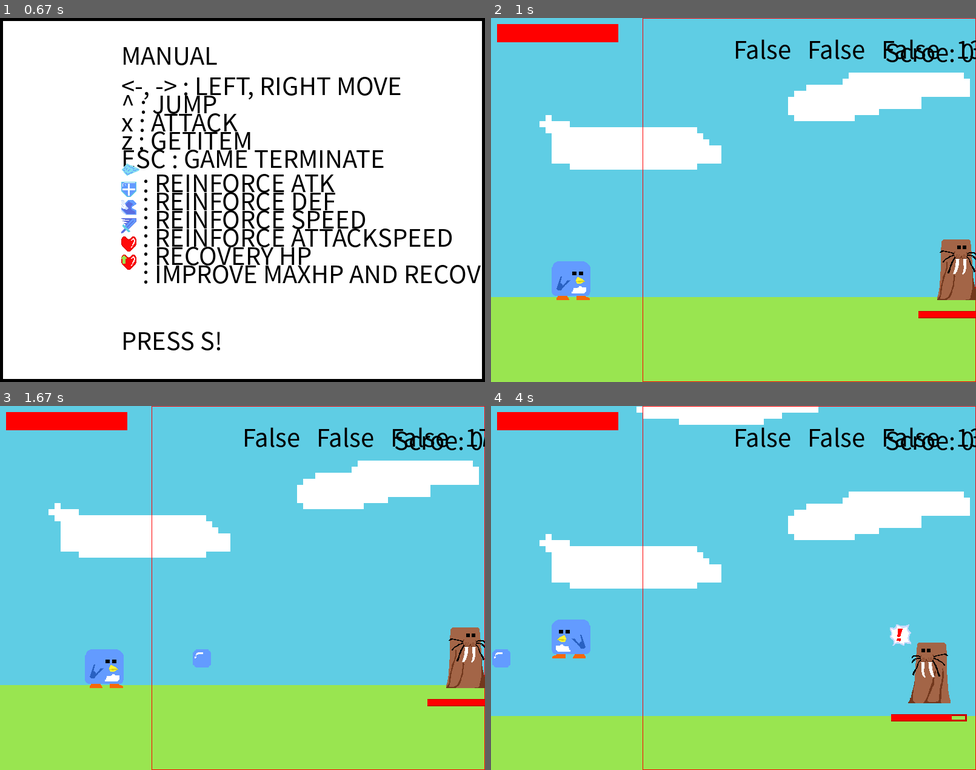
Above: before the commit, frames 1-4 (two rows, left to right).
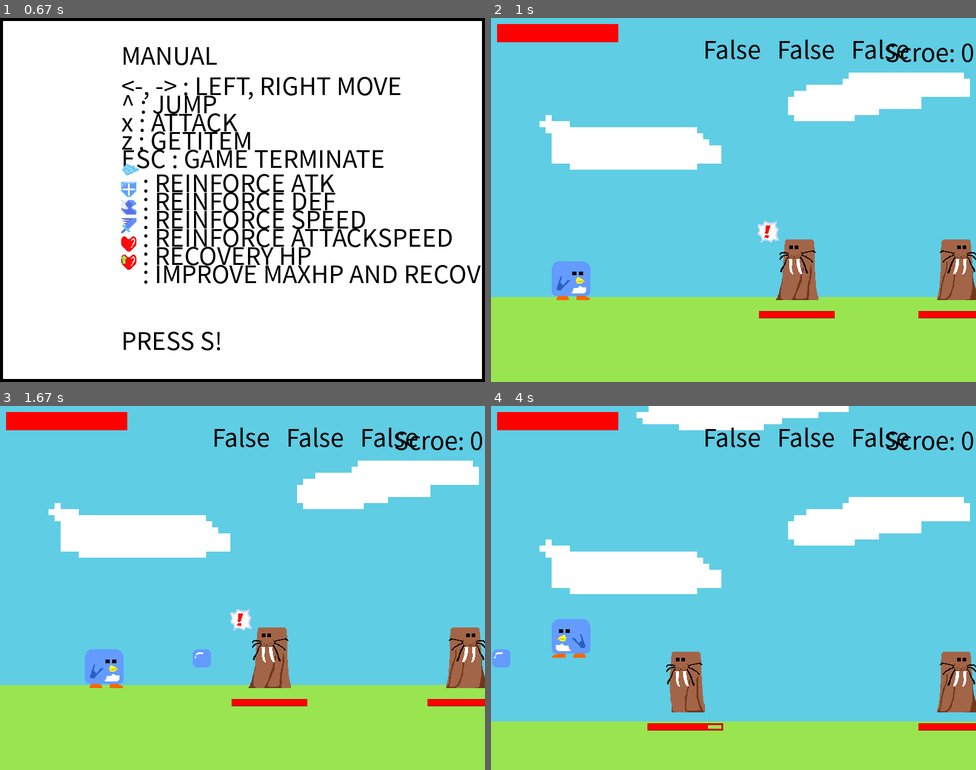
Above: after the commit, the same moments.

Repository: jeojw/code_practice
Game: pygame game, started from pygames/Adventure.py
Two runs of this game, one before a commit and one after it. Both use one fixed random seed, a clock stepped at 60 frames per second and the inputs below.
Inputs:
- Up to frame 1 (0.67 s): tap S at 0.33 s
- Up to frame 2 (1 s): tap S at 0.67 s
- Up to frame 3 (1.67 s): tap X at 1, 1.4 s; hold Right from 1.33 s (still down)
- Up to frame 4 (4 s): tap X at 1.7, 1.9, 2.23, 2.53, 2.73, 3.03, 3.3, 3.6, 3.73 s; release Right at 1.8 s; hold Left 1.83-2.13 s; hold Right 2.17-2.63 s; hold Left 2.67-3.2 s; hold Left 3.23-3.63 s; hold Up from 3.67 s (still down)

Frame 1 is identical in both runs. In frame 2, 3.3% of the frame differs, in the area x 31-100%, y 0-100%; in frame 3, 3.3%; in frame 4, 9.9%, in the area x 0-100%, y 0-100%.

Commit message:
업데이트 1. 카메라 이동에 관해서는 거의 버그를 수정함... 2. 스코어 업데이트 관련해서 구현함

Diff:
--- a/pygames/Adventure.py
+++ b/pygames/Adventure.py
@@ -18,6 +18,8 @@
 CAMERAYMARGIN = 200
 
 JUMPDISTANCE = 80
+AIRSPACE = -10
+GRAVITY = 10
 
 '''
 오브젝트의 스텟 관련 변수
@@ -153,13 +155,11 @@
         self.isYCameraMove = False
         self.isSlackColide = False
         self.CameraDirection = LEFT # 카메라 방향
-        self.DeadCounts = 0
+        self.Deadboollist = []
+        self.curDeadbool = []
         self.CameraPos = [0, 0] # 카메라 위치
         self.CameraSlack = pygame.Rect(CAMERAXMARGIN, CAMERAYMARGIN, x_size - CAMERAXMARGIN * 2, MAP_GROUND - CAMERAYMARGIN)
 
-        self.dx = 0
-        self.dy = 0
-
         self.score = 0 # 스코어
 
     def UpdateScore(self):
@@ -167,7 +167,7 @@
         스코어를 업데이트시켜주는 메서드
         '''
         itemscore = self.PLAYER.itemcounts * 10
-        killscore = self.DeadCounts * 40
+        killscore = self.Deadboollist.count(True) * 40
         stageclearscore = 0
 
         if (self.ClearStage):
@@ -257,8 +257,9 @@
         '''
         스테이지 클리어시 나오는 화면
         '''
-        if (len(self.Deadboollist) == len(Enemylist)):
-            pass
+        write(BigFont, 'Stage Clear!!!', BLACK, x_size / 2, 300)
+        write(BigFont, 'score : ' + str(self.score), BLACK, x_size / 2, 370)
+        pygame.time.wait(400)
 
 
     def GameoverScreen(self):
@@ -291,14 +292,14 @@
         if (self.stage == 1):
             self.PLAYER = PlayerObject(100)
             self.PLAYER.SetStat(*PlayerStat)
-            Itemlist.append(ItemObject(900, MAP_GROUND, HPRECOVERY))
 
             Enemylist.append(EnemyObject(800))
-            #Enemylist.append(EnemyObject(300))
-            #Enemylist.append(EnemyObject(500))
-            #Enemylist.append(EnemyObject(700))
-            for Enemy in Enemylist:
-                Enemy.SetStat(*EnemyStat)
+            Enemylist.append(EnemyObject(500))
+            Enemylist.append(EnemyObject(1500))
+            Enemylist.append(EnemyObject(1700))
+            for enemy in Enemylist:
+                enemy.SetStat(*EnemyStat)
+                self.Deadboollist.append(enemy.GetCondition(DEAD))
 
     def ResetStage(self):
         '''
@@ -306,23 +307,27 @@
         '''
         Enemylist.clear()
         Itemlist.clear()
-        self.DeadCounts = 0
+        self.Deadboollist.clear()
+        for enemy in Enemylist:
+            self.Deadboollist.append(enemy.GetCondition(DEAD))
 
     def DrawStage(self):
         '''
         스테이지를 그려주는 메서드
         '''
         Screen.blit(self.mapImages[self.stage - 1], (0, y_size - map_y_size), (self.CameraPos[0], self.CameraPos[1], map_x_size, map_y_size))
-        pygame.draw.rect(Screen, RED, [CAMERAXMARGIN, 0, x_size - CAMERAXMARGIN, y_size], 1)
         write(SmallFont, 'Scroe: ' + str(self.score), BLACK, 650, 25)
 
     def UpdateEnemy(self):
+        self.Deadboollist.clear()
+        self.curDeadbool.clear()
         for enemy in Enemylist:
-            if (enemy.GetCondition(DEAD)):
-                self.DeadCounts += 1
-                break
-            else:
-                continue
+            self.Deadboollist.append(enemy.GetCondition(DEAD))
+            if (enemy.GetPos(X) >= 0 and enemy.GetPos(X) + enemy.GetSize(WIDTH) <= x_size):
+                self.curDeadbool.append(enemy.GetCondition(DEAD))
+
+        if (all(self.Deadboollist)):
+            self.ClearStage = True
 
     def CameraXMovement(self, dx=0):
         '''
@@ -350,16 +355,15 @@
 
         for enemy in Enemylist:
             if (enemy.GetPos(X) <= x_size - enemy.GetSize(WIDTH) and enemy.GetPos(X) >= 0):
-                if (not enemy.GetCondition(DEAD)):
+                if (not all(self.curDeadbool)):
                     self.isXCameraMove = False
                     self.XCameraMoveable = False
-                elif (enemy.GetCondition(DEAD)):
+                elif (all(self.curDeadbool) and (self.CameraPos[0] > 0 and self.CameraPos[0] < map_x_size - x_size)):
                     self.XCameraMoveable = True
-                    if (self.CameraPos[0] > 0 and self.CameraPos[1] < map_x_size - x_size):
-                        if (PlayerCenterX > CAMERAXMARGIN and self.CameraDirection == RIGHT):
-                            self.forceXMove = True
-                        else:
-                            self.forceXMove = False
+                if (PlayerCenterX > CAMERAXMARGIN and self.CameraDirection == RIGHT and self.XCameraMoveable):
+                    self.forceXMove = True
+                else:
+                    self.forceXMove = False
         if (self.PLAYER.GetCondition(WALK)):
             self.isXCameraMove = True
         else:
@@ -381,6 +385,7 @@
         통합 업데이트 메서드
         '''
         self.UpdateCamera()
+        self.UpdateEnemy()
         self.UpdateScore()
 
 class Projectile(object):
@@ -499,7 +504,7 @@
         self.hitbox.x = self.x_pos
         self.hitbox.bottom = self.y_pos
 
-        if (Stage.XCameraMoveable and Stage.isXCameraMove):
+        if ((Stage.XCameraMoveable and Stage.isXCameraMove) or Stage.forceXMove):
             if (PlayerCenterX <= CAMERAXMARGIN and PlayerDirection == LEFT):
                 self.x_pos += Stage.GetPlayer().GetStat(SPEED)
             elif (PlayerCenterX >= CAMERAXMARGIN and PlayerDirection == RIGHT):
@@ -553,7 +558,7 @@
         self.Condition = STATIC # 오브젝트의 컨디션
 
         self.gravity = 0 # 중력 계수
-        self.airSpace = -12 # 점프 계수
+        self.airSpace = AIRSPACE # 점프 계수
 
         self.ChangeDelay = 0.1 # 컨디션 전환 딜레이
         self.delayStart = 0 # 딜레이 시작 시간
@@ -738,10 +743,6 @@
         '''
         if (self.isDead is False):
             self.isOnGround = False
-            if (self.hitbox.bottom < MAP_GROUND):
-                self.y_pos += 0
-            else:
-                self.y_pos -= 12
 
     def attack(self):
         '''
@@ -1163,12 +1164,6 @@
                     Stage.CameraXMovement(-self.SPEED)
                     self.x_pos += self.SPEED
 
-        if (self.isOnGround is False):
-            if (self.airSpace != 0):
-                Stage.CameraYMovement(self.airSpace)
-            else:
-                Stage.CameraYMovement(self.gravity)
-
         if (Stage.XCameraMoveable is False):
             if (self.hitbox.left <= MAP_LIMIT_LEFT):
                 self.x_pos = MAP_LIMIT_LEFT
@@ -1177,15 +1172,17 @@
 
         if (self.isOnGround is False):
             self.y_pos += self.airSpace
+            Stage.CameraYMovement(self.airSpace)
             if (self.y_pos <= MAP_GROUND - JUMPDISTANCE):
                 self.airSpace = 0
-                self.gravity = 7
+                self.gravity = GRAVITY
             self.y_pos += self.gravity
+            Stage.CameraYMovement(self.gravity)
         if (self.y_pos >= MAP_GROUND):
             self.y_pos = MAP_GROUND
             self.isOnGround = True
             self.gravity = 0
-            self.airSpace = -12
+            self.airSpace = AIRSPACE
 
         if (self.isWalk and self.isAttack is False):
             if (self.direction == LEFT):
@@ -1257,6 +1254,7 @@
             Itemlist.append(ItemObject(self.x_pos, self.y_pos, image))
         else:
             pass
+
 
     def detectPlayer(self):
         '''
@@ -1472,7 +1470,10 @@
         if (Stage.GetPlayer().GetCondition(DEAD)):
             return False
 
-        write(SmallFont, str(Stage.forceXMove) + '   ' + str(Stage.isXCameraMove) + '   ' + str(Stage.XCameraMoveable) + '   ' + str(Stage.PLAYER.hitbox.centerx), BLACK, 400, 20)
+        if (Stage.ClearStage):
+            Stage.ClearScreen()
+
+        write(SmallFont, str(Stage.forceXMove) + '   ' + str(Stage.XCameraMoveable) + '   ' + str(Stage.isXCameraMove), BLACK, 350, 20)
         pygame.display.update()
         Clock.tick(FPS)
 
